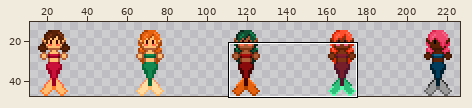
A sprite sheet gets an edit: assets/Torres.png. The first picture is a wide view before the edit; the outline marks the close-up.
Close-up. Before the commit:
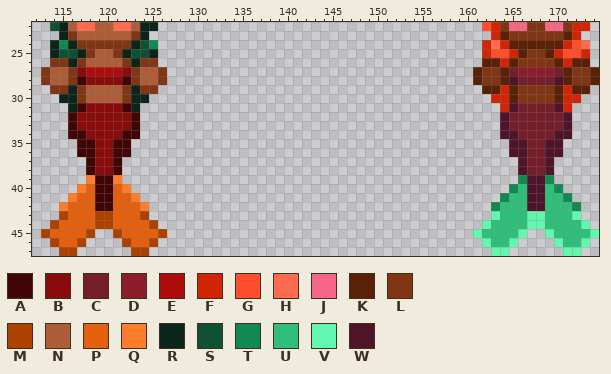
The file is 240x48 pixels. Shown: x 112..174, y 22..47. The wide view leaves out empty margins. The commit also changed other parts of the picture, which this record leaves out.
Palette (. is transparent): A #400505  B #890b0b  C #771e2b  D #8c1d2b  E #ad0c0c  F #d12606  G #fe4e2c  H #ff6b4e  J #f66687  K #5b2106  L #803614  M #ad4200  N #ad5d37  P #e4600f  Q #fe7c2c  R #0c2419  S #0f5132  T #128950  U #30bf7b  V #62f6af  W #50142a
Pixels before, first column x 113:
22 .SRNHHNNHHNRR....................................GFLJJLLJJLFF.
23 ..RLNNNNNNLR......................................FKLLLLLLKF..
24 .RTRLLLLLLRST....................................FHFKKKKKKFGH.
25 .RSSRLNNLRSSR....................................FGGFKLLKFGGF.
26 .LLRLNNNNLRLL....................................KKFKLLLLKFKK.
27 LNNLBEEEEBLNNL..................................KLLKCDDDDCKLLK
28 LNNLABBBBALNNL..................................KLLKWCCCCWKLLK
29 .LLRLNNNNLRLL....................................KKFKLLLLKFKK.
30 ..RRLNNNNLRR......................................FFKLLLLKFF..
31 ...RABBBBAR........................................FWCCCCWF...
32 ...ABBBBBBA........................................WCCCCCCW...
33 ...ABBBBBBA........................................WCCCCCCW...
34 ...AABBBBAA........................................WWCCCCWW...
35 ....AABBAA..........................................WWCCWW....
36 ....AABBAA..........................................WWCCWW....
37 .....ABBA............................................WCCW.....
38 .....ABBA............................................WCCW.....
39 .....QAAQ............................................TWWT.....
40 ....QPAAPQ..........................................TUWWUT....
41 ...QPPAAPPQ........................................TUUWWUUT...
42 ..QPPPAAPPPQ......................................TUUUWWUUUT..
43 ..MPPPMMPPPM......................................VUUUVVUUUV..
44 .MPPPPMMPPPPM....................................VUUUUVVUUUUV.
45 MPPPPM..MPPPPM..................................VUUUUV..VUUUUV
46 .MPPM....MPPM....................................VUUV....VUUV.
47 ..MM......MM......................................VV......VV..
And afterwards:
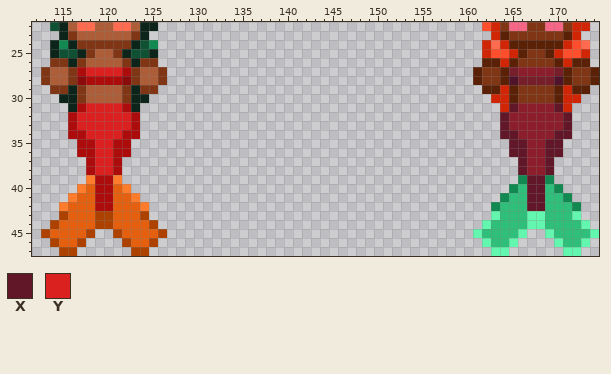
Colours new in this view: X #621728  Y #db2020
The edit:
Changed rows in their new state; - is an unchanged pixel.
first column x 116:
27 -EYYYYE-------------------------------------------------
28 -BEEEEB-------------------------------------------------
31 -EYYYYE------------------------------------------XDDDDX-
32 EYYYYYYE----------------------------------------XDDDDDDX
33 EYYYYYYE----------------------------------------XDDDDDDX
34 EEYYYYEE----------------------------------------XXDDDDXX
35 -EEYYEE------------------------------------------XXDDXX-
36 -EEYYEE------------------------------------------XXDDXX-
37 --EYYE--------------------------------------------XDDX--
38 --EYYE--------------------------------------------XDDX--
39 ---EE----------------------------------------------XX---
40 ---EE----------------------------------------------XX---
41 ---EE----------------------------------------------XX---
42 ---EE----------------------------------------------XX---
Where, in picture pixels (left, top, right, bottom), the same in both close-ups:
changed: (68, 67, 140, 211)
changed: (500, 103, 572, 211)
